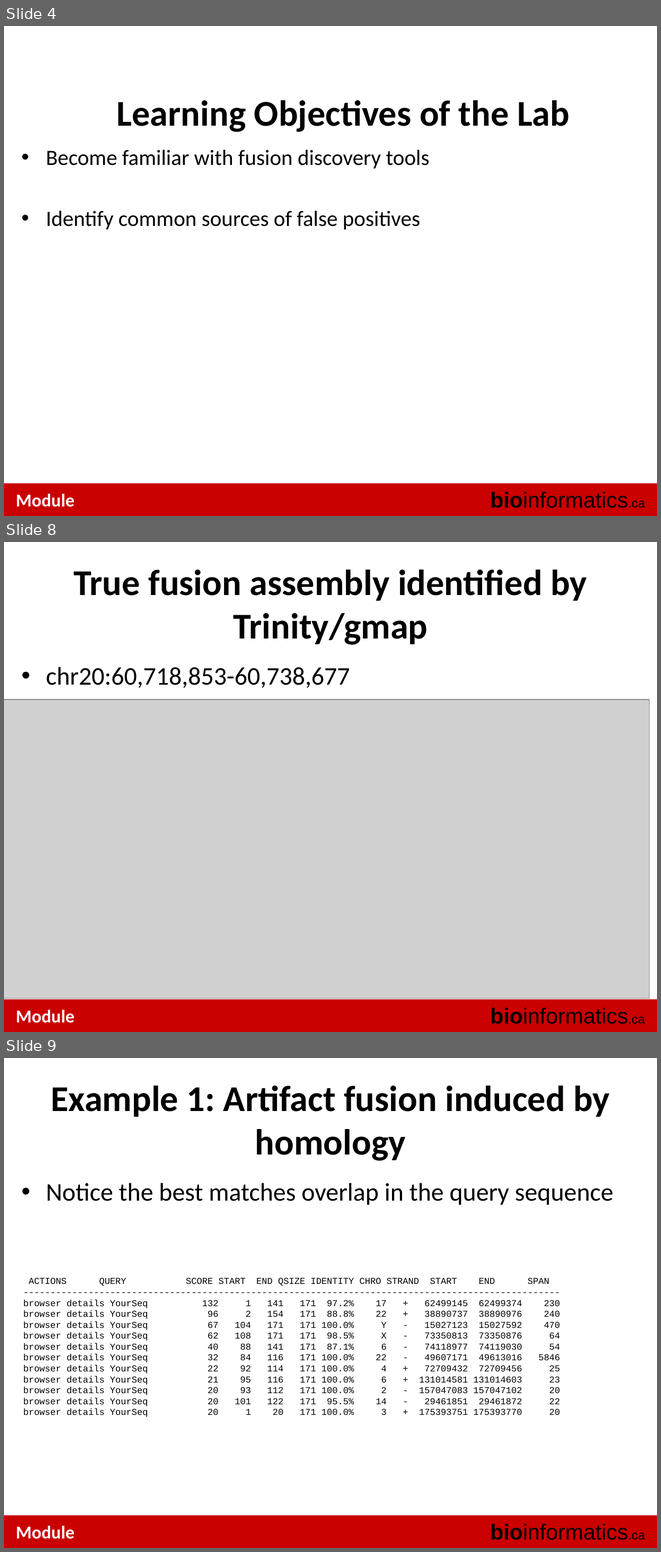
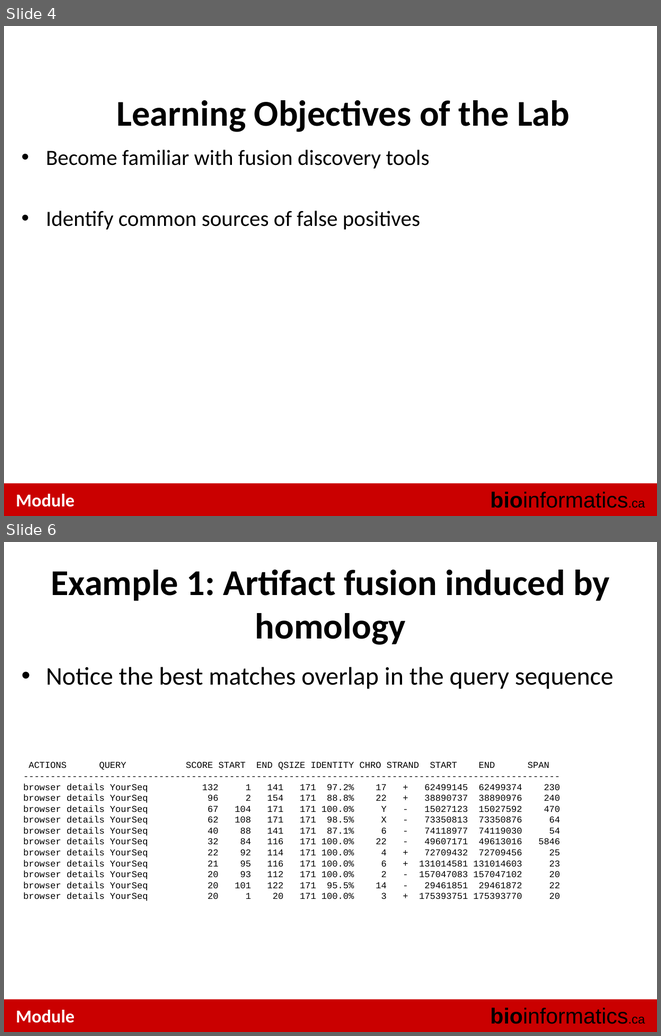
Before and after one commit to tinyheero/BICG-2016, a slide deck: gene_fusions/content/CBW_BiCG_GeneFusionsLab_2014.pptx. Shown one above the other, each under a label of ours: slides 4, 8 and 9 before the commit, slides 4 and 6 after it; the slides between them are not shown. The pictures are 661x1552 and 661x1036 pixels, drawn with LibreOffice and Linux fonts; fonts in the diff are those of the drawing; grey boxes stand for pictures. Boxes give left, top, right and bottom in pixels: in the first picture for what was removed or moved away, otherwise in the second. Text is boxed around its words. In the diff, an @@ line names an element or a change of style, - is before the commit and + after.

```diff
--- a/gene_fusions/content/CBW_BiCG_GeneFusionsLab_2014.pptx
+++ b/gene_fusions/content/CBW_BiCG_GeneFusionsLab_2014.pptx
@@ slide 8 removed at (4, 542, 657, 1032), background #FFFFFF; not listed: 3 template elements that a slide beside it also shows @@
@@ title removed at (73, 570, 587, 645) @@
-True fusion assembly identified by Trinity/gmap
@@ text removed at (46, 667, 350, 688) @@
-• chr20:60,718,853-60,738,677
@@ picture removed at (4, 699, 649, 998) @@
@@ what was slide 9 is now slide 6 @@
```
Also in this commit, not shown: 3 slides changed, 2 slides added, 1 other file.
